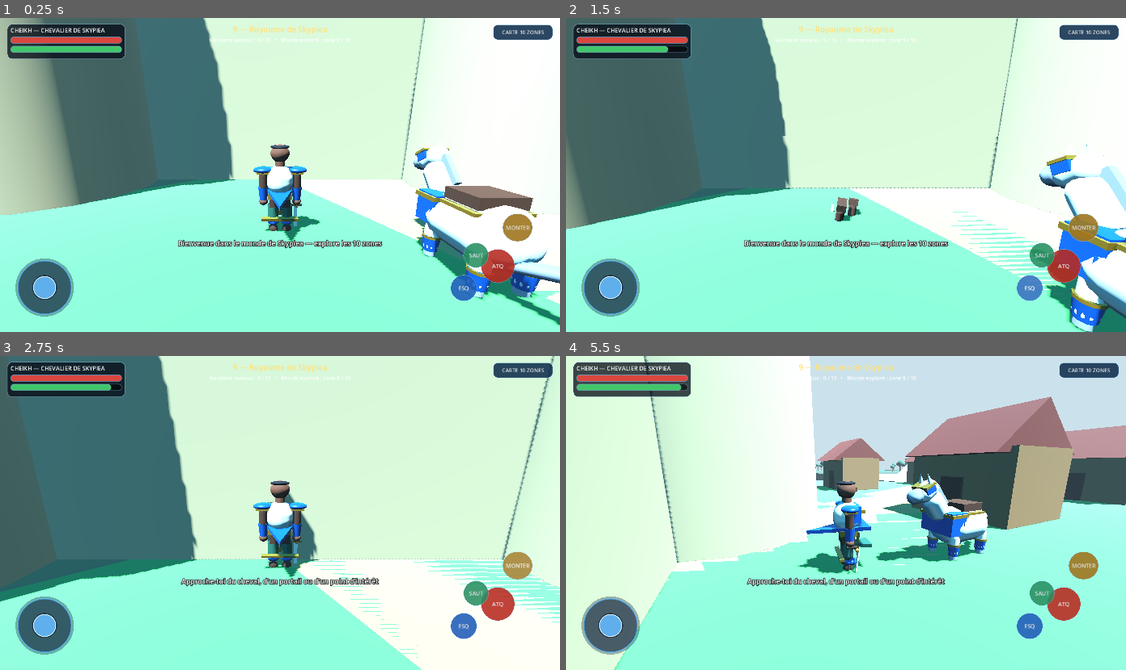
Above: before the commit, frames 1-4 (two rows, left to right).
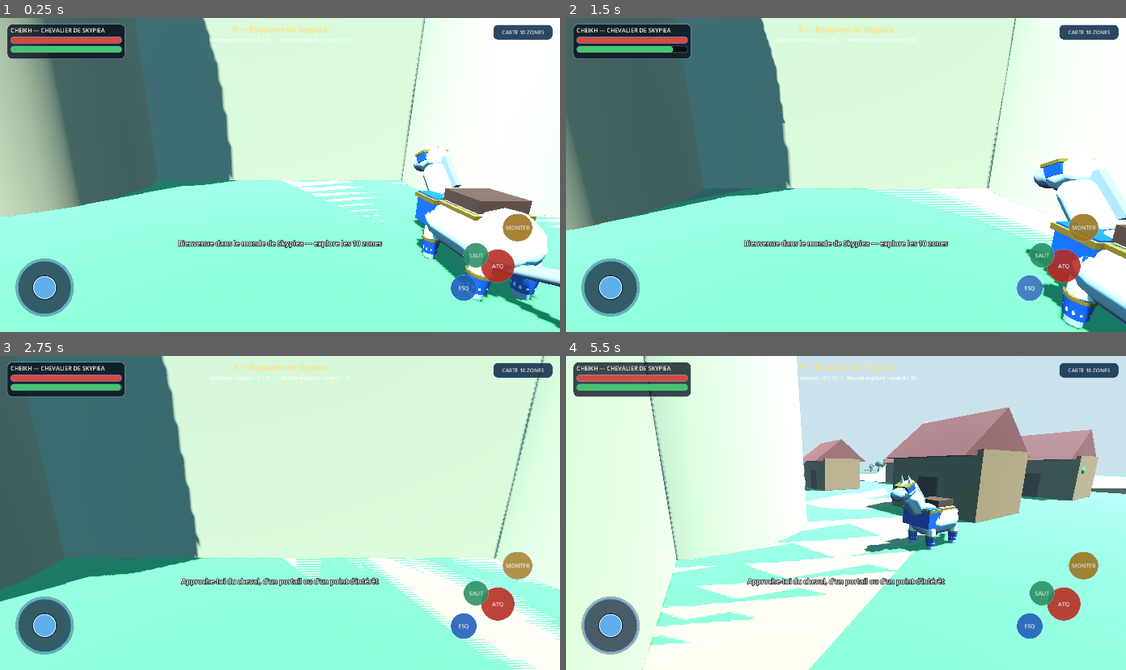
Above: after the commit, the same moments.

Repository: Chasmet/Zelda-like
Game: Godot game, scene res://scenes/main.tscn
The game is run twice, just before and just after one commit, with the same random seed, the same clock (stepped at 60 frames per second) and the same inputs.
Inputs (mouse positions are in pixels of both pictures, inside the frame that each line leads up to):
- Up to frame 1 (0.25 s): no input
- Up to frame 2 (1.5 s): click "ATQ" at 0.5 s; click "ESQ" at 1.25 s
- Up to frame 3 (2.75 s): click "MONTER" at 2 s
- Up to frame 4 (5.5 s): drag from (610, 626) to (902, 443) at 2.77 s; drag from (734, 528) to (818, 575) at 3.52 s; move the mouse to (902, 443) at 4.27 s; hold D (move_right) 4.28-5 s; tap Space (jump) at 4.35 s; tap F (attack) at 4.55 s; drag from (818, 575) to (678, 465) at 5.02 s

The runs differ from the first frame. In frame 1, 7.1% of the frame differs, in the area x 0-100%, y 0-100%; in frame 2, 7.6%; in frame 3, 10%; in frame 4, 27%, in the area x 8-100%, y 0-100%.

Commit message:
feat: replace mannequin with textured Cheikh GLB avatar

Diff:
--- a/scripts/hero_3d.gd
+++ b/scripts/hero_3d.gd
@@ -7,14 +7,17 @@
 signal interact_requested
 signal defeated
 
+const MODEL_PATH: String = "res://assets/models/hero_cheikh.glb"
+
 @export var max_health: int = 100
 @export var max_stamina: float = 100.0
-@export var walk_speed: float = 4.6
-@export var run_speed: float = 8.2
-@export var acceleration: float = 24.0
-@export var air_control: float = 7.0
-@export var jump_velocity: float = 8.4
-@export var rotation_speed: float = 14.0
+@export var walk_speed: float = 3.3
+@export var run_speed: float = 6.8
+@export var acceleration: float = 38.0
+@export var deceleration: float = 52.0
+@export var air_control: float = 9.0
+@export var jump_velocity: float = 7.4
+@export var rotation_speed: float = 19.0
 
 var health: int = 100
 var stamina: float = 100.0
@@ -40,26 +43,18 @@
 var _right_arm: Node3D
 var _left_leg: Node3D
 var _right_leg: Node3D
-var _sword_arm: Node3D
 var _cape: Node3D
-
-var _mat_blue: StandardMaterial3D
-var _mat_blue_dark: StandardMaterial3D
-var _mat_gold: StandardMaterial3D
-var _mat_white: StandardMaterial3D
-var _mat_green: StandardMaterial3D
-var _mat_brown: StandardMaterial3D
-var _mat_skin: StandardMaterial3D
-var _mat_black: StandardMaterial3D
 
 func _ready() -> void:
 	_gravity = float(ProjectSettings.get_setting("physics/3d/default_gravity", 22.0))
 	health = max_health
 	stamina = max_stamina
 	spawn_position = global_position
-	_build_materials()
+	floor_snap_length = 0.38
+	floor_max_angle = deg_to_rad(52.0)
+	safe_margin = 0.04
 	_build_collision()
-	_build_true_3d_model()
+	_load_real_avatar()
 
 func set_move_input(input_value: Vector2, basis: Basis) -> void:
 	move_input = input_value.limit_length(1.0)
@@ -69,24 +64,24 @@
 	_requested_jump = true
 
 func request_attack() -> void:
-	if _attack_cooldown > 0.0 or _dodge_timer > 0.0 or stamina < 10.0:
-		return
-	_attack_timer = 0.44
-	_attack_cooldown = 0.58
+	if _attack_cooldown > 0.0 or _dodge_timer > 0.0 or stamina < 9.0:
+		return
+	_attack_timer = 0.42
+	_attack_cooldown = 0.54
 	_attack_emitted = false
-	stamina = maxf(0.0, stamina - 10.0)
+	stamina = maxf(0.0, stamina - 9.0)
 	stamina_changed.emit(stamina, max_stamina)
 
 func request_dodge() -> void:
-	if mounted or _dodge_timer > 0.0 or stamina < 22.0:
+	if mounted or _dodge_timer > 0.0 or stamina < 18.0:
 		return
 	var direction: Vector3 = _camera_relative_direction()
 	if direction.length_squared() < 0.01:
 		direction = get_forward()
 	_dodge_direction = direction.normalized()
-	_dodge_timer = 0.46
-	_invulnerable_timer = 0.34
-	stamina = maxf(0.0, stamina - 22.0)
+	_dodge_timer = 0.38
+	_invulnerable_timer = 0.30
+	stamina = maxf(0.0, stamina - 18.0)
 	stamina_changed.emit(stamina, max_stamina)
 
 func request_interact() -> void:
@@ -106,18 +101,19 @@
 	global_position = dismount_position
 	velocity = Vector3.ZERO
 	_set_collision_enabled(true)
-	_model_root.rotation = Vector3.ZERO
+	if is_instance_valid(_model_root):
+		_model_root.rotation = Vector3.ZERO
 
 func take_damage(amount: int, from_position: Vector3 = Vector3.ZERO) -> void:
 	if _invulnerable_timer > 0.0 or health <= 0:
 		return
 	health = maxi(0, health - amount)
-	_invulnerable_timer = 0.55
+	_invulnerable_timer = 0.50
 	if not mounted and from_position != Vector3.ZERO:
 		var knockback: Vector3 = global_position - from_position
-		knockback.y = 0.2
+		knockback.y = 0.18
 		if knockback.length_squared() > 0.001:
-			velocity += knockback.normalized() * 6.0
+			velocity += knockback.normalized() * 5.2
 	health_changed.emit(health, max_health)
 	if health <= 0:
 		defeated.emit()
@@ -141,7 +137,7 @@
 	_attack_timer = maxf(0.0, _attack_timer - delta)
 	_dodge_timer = maxf(0.0, _dodge_timer - delta)
 	_invulnerable_timer = maxf(0.0, _invulnerable_timer - delta)
-	stamina = minf(max_stamina, stamina + (15.0 if move_input.length() < 0.75 else 8.0) * delta)
+	stamina = minf(max_stamina, stamina + (18.0 if move_input.length() < 0.45 else 10.0) * delta)
 
 	if mounted:
 		_update_mounted_state(delta)
@@ -157,23 +153,34 @@
 	var direction: Vector3 = _camera_relative_direction()
 	var input_strength: float = move_input.length()
 	if _dodge_timer > 0.0:
-		velocity.x = _dodge_direction.x * 13.0
-		velocity.z = _dodge_direction.z * 13.0
+		velocity.x = _dodge_direction.x * 12.2
+		velocity.z = _dodge_direction.z * 12.2
 	else:
-		var target_speed: float = lerpf(walk_speed, run_speed, smoothstep(0.55, 1.0, input_strength))
-		var target_velocity: Vector3 = direction * target_speed * input_strength
-		var current_acceleration: float = acceleration if is_on_floor() else air_control
-		velocity.x = move_toward(velocity.x, target_velocity.x, current_acceleration * delta)
-		velocity.z = move_toward(velocity.z, target_velocity.z, current_acceleration * delta)
-		if direction.length_squared() > 0.01:
+		var target_speed: float = _analog_speed(input_strength)
+		var target_velocity: Vector3 = direction * target_speed
+		var accel_value: float = acceleration if is_on_floor() else air_control
+		if input_strength < 0.03:
+			velocity.x = move_toward(velocity.x, 0.0, deceleration * delta)
+			velocity.z = move_toward(velocity.z, 0.0, deceleration * delta)
+		else:
+			velocity.x = move_toward(velocity.x, target_velocity.x, accel_value * delta)
+			velocity.z = move_toward(velocity.z, target_velocity.z, accel_value * delta)
 			var target_yaw: float = atan2(-direction.x, -direction.z)
 			rotation.y = lerp_angle(rotation.y, target_yaw, 1.0 - exp(-rotation_speed * delta))
 
 	move_and_slide()
 	if global_position.y < -25.0:
 		_respawn()
-	_update_animation(delta, input_strength)
-	_update_attack(delta)
+	_update_animation(delta)
+	_update_attack()
+
+func _analog_speed(strength: float) -> float:
+	if strength <= 0.0:
+		return 0.0
+	if strength < 0.70:
+		return walk_speed * (strength / 0.70)
+	var run_blend: float = inverse_lerp(0.70, 1.0, strength)
+	return lerpf(walk_speed, run_speed, run_blend)
 
 func _camera_relative_direction() -> Vector3:
 	var forward: Vector3 = -camera_basis.z
@@ -182,65 +189,73 @@
 	right.y = 0.0
 	forward = forward.normalized()
 	right = right.normalized()
-	var direction: Vector3 = right * move_input.x + forward * move_input.y
-	return direction.limit_length(1.0)
-
-func _update_attack(_delta: float) -> void:
-	if _attack_timer <= 0.0:
-		return
-	var progress: float = 1.0 - (_attack_timer / 0.44)
+	return (right * move_input.x + forward * move_input.y).limit_length(1.0)
+
+func _update_attack() -> void:
+	if _attack_timer <= 0.0 or not is_instance_valid(_right_arm):
+		return
+	var progress: float = 1.0 - (_attack_timer / 0.42)
 	var swing: float = sin(progress * PI)
-	_right_arm.rotation.x = deg_to_rad(-35.0) - swing * deg_to_rad(100.0)
-	_right_arm.rotation.z = swing * deg_to_rad(-52.0)
-	_body_root.rotation.y = swing * deg_to_rad(-24.0)
-	if not _attack_emitted and progress >= 0.48:
+	_right_arm.rotation.x = deg_to_rad(-25.0) - swing * deg_to_rad(125.0)
+	_right_arm.rotation.z = swing * deg_to_rad(-38.0)
+	_body_root.rotation.y = swing * deg_to_rad(-18.0)
+	if not _attack_emitted and progress >= 0.46:
 		_attack_emitted = true
-		attack_hit.emit(global_position + Vector3.UP * 1.2, get_forward(), mounted)
-
-func _update_animation(delta: float, input_strength: float) -> void:
-	_anim_clock += delta * lerpf(4.0, 10.5, input_strength)
+		attack_hit.emit(global_position + Vector3.UP * 1.15, get_forward(), mounted)
+
+func _update_animation(delta: float) -> void:
+	if not is_instance_valid(_body_root):
+		return
 	var horizontal_speed: float = Vector2(velocity.x, velocity.z).length()
 	var movement_blend: float = clampf(horizontal_speed / run_speed, 0.0, 1.0)
+	_anim_clock += delta * lerpf(4.2, 11.2, movement_blend)
 	var stride: float = sin(_anim_clock) * movement_blend
 	var opposite: float = sin(_anim_clock + PI) * movement_blend
-
 	if _attack_timer <= 0.0:
-		_left_arm.rotation.x = stride * 0.65
-		_right_arm.rotation.x = opposite * 0.65
-		_right_arm.rotation.z = 0.0
+		if is_instance_valid(_left_arm):
+			_left_arm.rotation.x = stride * 0.72
+		if is_instance_valid(_right_arm):
+			_right_arm.rotation.x = opposite * 0.72
+			_right_arm.rotation.z = 0.0
 		_body_root.rotation.y = 0.0
-	_left_leg.rotation.x = opposite * 0.82
-	_right_leg.rotation.x = stride * 0.82
-	_body_root.position.y = 0.03 + absf(sin(_anim_clock * 2.0)) * 0.045 * movement_blend
-	_body_root.rotation.z = -stride * 0.035
-	_cape.rotation.x = deg_to_rad(7.0) + movement_blend * deg_to_rad(12.0) + sin(_anim_clock * 0.55) * 0.04
-
-	if _dodge_timer > 0.0:
-		var dodge_progress: float = 1.0 - (_dodge_timer / 0.46)
+	if is_instance_valid(_left_leg):
+		_left_leg.rotation.x = opposite * 0.88
+	if is_instance_valid(_right_leg):
+		_right_leg.rotation.x = stride * 0.88
+	_body_root.position.y = 0.28 + absf(sin(_anim_clock * 2.0)) * 0.035 * movement_blend
+	_body_root.rotation.z = -stride * 0.025
+	if is_instance_valid(_cape):
+		_cape.rotation.x = deg_to_rad(7.0) + movement_blend * deg_to_rad(14.0) + sin(_anim_clock * 0.55) * 0.035
+	if _dodge_timer > 0.0 and is_instance_valid(_model_root):
+		var dodge_progress: float = 1.0 - (_dodge_timer / 0.38)
 		_model_root.rotation.z = dodge_progress * TAU
-		_model_root.position.y = 0.15
-	else:
-		_model_root.rotation.z = lerpf(_model_root.rotation.z, 0.0, 0.28)
-		_model_root.position.y = lerpf(_model_root.position.y, 0.0, 0.25)
+		_model_root.position.y = 0.12
+	elif is_instance_valid(_model_root):
+		_model_root.rotation.z = lerpf(_model_root.rotation.z, 0.0, 0.35)
+		_model_root.position.y = lerpf(_model_root.position.y, 0.0, 0.35)
 
 func _update_mounted_state(delta: float) -> void:
 	if not is_instance_valid(mounted_horse):
 		dismount(global_position)
 		return
-	var saddle_transform: Transform3D = mounted_horse.get_rider_transform()
-	global_transform = saddle_transform
+	global_transform = mounted_horse.get_rider_transform()
 	velocity = Vector3.ZERO
-	_anim_clock += delta * maxf(3.0, mounted_horse.get_speed() * 0.9)
-	_body_root.position.y = -0.08 + sin(_anim_clock * 2.0) * 0.025
-	_body_root.rotation.x = deg_to_rad(-4.0)
-	_left_leg.rotation.x = deg_to_rad(58.0)
-	_right_leg.rotation.x = deg_to_rad(58.0)
-	_left_leg.rotation.z = deg_to_rad(-18.0)
-	_right_leg.rotation.z = deg_to_rad(18.0)
-	_left_arm.rotation.x = deg_to_rad(-35.0)
-	_right_arm.rotation.x = deg_to_rad(-35.0)
-	_cape.rotation.x = deg_to_rad(22.0) + clampf(mounted_horse.get_speed() / 14.0, 0.0, 1.0) * deg_to_rad(24.0)
-	_update_attack(delta)
+	_anim_clock += delta * maxf(3.0, mounted_horse.get_speed() * 0.86)
+	_body_root.position.y = 0.02 + sin(_anim_clock * 2.0) * 0.018
+	_body_root.rotation.x = deg_to_rad(-3.0)
+	if is_instance_valid(_left_leg):
+		_left_leg.rotation.x = deg_to_rad(58.0)
+		_left_leg.rotation.z = deg_to_rad(-18.0)
+	if is_instance_valid(_right_leg):
+		_right_leg.rotation.x = deg_to_rad(58.0)
+		_right_leg.rotation.z = deg_to_rad(18.0)
+	if is_instance_valid(_left_arm):
+		_left_arm.rotation.x = deg_to_rad(-28.0)
+	if is_instance_valid(_right_arm):
+		_right_arm.rotation.x = deg_to_rad(-28.0)
+	if is_instance_valid(_cape):
+		_cape.rotation.x = deg_to_rad(18.0) + clampf(mounted_horse.get_speed() / 14.0, 0.0, 1.0) * deg_to_rad(28.0)
+	_update_attack()
 
 func _respawn() -> void:
 	health = max_health
@@ -250,143 +265,56 @@
 	health_changed.emit(health, max_health)
 	stamina_changed.emit(stamina, max_stamina)
 
-func _build_materials() -> void:
-	_mat_blue = _material(Color("#1459a6"), 0.35, 0.34)
-	_mat_blue_dark = _material(Color("#082b59"), 0.15, 0.52)
-	_mat_gold = _material(Color("#c9942f"), 0.72, 0.24)
-	_mat_white = _material(Color("#d8d7cb"), 0.05, 0.62)
-	_mat_green = _material(Color("#245c48"), 0.08, 0.70)
-	_mat_brown = _material(Color("#4a2c1c"), 0.05, 0.84)
-	_mat_skin = _material(Color("#6e402c"), 0.02, 0.78)
-	_mat_black = _material(Color("#0b0c10"), 0.08, 0.70)
-
 func _build_collision() -> void:
 	var collision: CollisionShape3D = CollisionShape3D.new()
-	collision.name = "BodyCollision"
+	collision.name = "HeroCollision"
 	var capsule: CapsuleShape3D = CapsuleShape3D.new()
-	capsule.radius = 0.43
-	capsule.height = 1.75
+	capsule.radius = 0.38
+	capsule.height = 1.62
 	collision.shape = capsule
-	collision.position.y = 0.92
+	collision.position.y = 0.82
 	add_child(collision)
 
-func _build_true_3d_model() -> void:
+func _load_real_avatar() -> void:
 	_model_root = Node3D.new()
-	_model_root.name = "HeroTrue3D"
+	_model_root.name = "CheikhAvatarRoot"
 	add_child(_model_root)
-
 	_body_root = Node3D.new()
-	_body_root.name = "BodyRoot"
+	_body_root.name = "BodyAnimationRoot"
+	_body_root.position.y = 0.28
 	_model_root.add_child(_body_root)
-
-	_create_mesh(_body_root, "Pelvis", _box(Vector3(0.58, 0.34, 0.38)), _mat_brown, Vector3(0.0, 0.92, 0.0))
-	_create_mesh(_body_root, "Belt", _box(Vector3(0.70, 0.16, 0.46)), _mat_gold, Vector3(0.0, 1.10, 0.0))
-	_create_mesh(_body_root, "Torso", _capsule(0.39, 0.88), _mat_white, Vector3(0.0, 1.53, 0.0))
-	_create_mesh(_body_root, "ChestArmor", _box(Vector3(0.76, 0.46, 0.24)), _mat_blue, Vector3(0.0, 1.63, -0.22))
-	_create_mesh(_body_root, "ChestGold", _box(Vector3(0.50, 0.09, 0.28)), _mat_gold, Vector3(0.0, 1.69, -0.34))
-	_create_mesh(_body_root, "Neck", _cylinder(0.14, 0.14, 0.22, 12), _mat_skin, Vector3(0.0, 2.04, 0.0))
-	_create_mesh(_body_root, "Head", _sphere(0.27, 0.52), _mat_skin, Vector3(0.0, 2.29, 0.0))
-	_create_mesh(_body_root, "Hair", _sphere(0.275, 0.20), _mat_black, Vector3(0.0, 2.47, 0.015), Vector3.ZERO, Vector3(1.0, 0.58, 1.0))
-	_create_mesh(_body_root, "Nose", _box(Vector3(0.055, 0.10, 0.08)), _mat_skin, Vector3(0.0, 2.29, -0.265))
-	_create_mesh(_body_root, "EyeL", _sphere(0.022, 0.04), _mat_black, Vector3(-0.085, 2.34, -0.253))
-	_create_mesh(_body_root, "EyeR", _sphere(0.022, 0.04), _mat_black, Vector3(0.085, 2.34, -0.253))
-
-	_left_arm = _build_arm("LeftArm", -0.48, false)
-	_right_arm = _build_arm("RightArm", 0.48, true)
-	_left_leg = _build_leg("LeftLeg", -0.20)
-	_right_leg = _build_leg("RightLeg", 0.20)
-
-	_create_mesh(_body_root, "TabardFront", _prism(Vector3(0.66, 0.86, 0.10)), _mat_green, Vector3(0.0, 0.70, -0.25), Vector3(deg_to_rad(90.0), 0.0, 0.0))
-	_create_mesh(_body_root, "TabardGold", _box(Vector3(0.16, 0.72, 0.05)), _mat_gold, Vector3(0.0, 0.68, -0.34))
-
-	_cape = Node3D.new()
-	_cape.name = "CapePivot"
-	_cape.position = Vector3(0.0, 1.95, 0.27)
-	_body_root.add_child(_cape)
-	_create_mesh(_cape, "Cape", _prism(Vector3(1.18, 1.70, 0.10)), _mat_blue, Vector3(0.0, -0.74, 0.11), Vector3(deg_to_rad(90.0), 0.0, 0.0))
-	_create_mesh(_cape, "CapeTrim", _box(Vector3(1.05, 0.07, 0.13)), _mat_gold, Vector3(0.0, -1.54, 0.12))
-
-func _build_arm(node_name: String, x_position: float, sword_side: bool) -> Node3D:
-	var shoulder: Node3D = Node3D.new()
-	shoulder.name = node_name
-	shoulder.position = Vector3(x_position, 1.82, 0.0)
-	_body_root.add_child(shoulder)
-	_create_mesh(shoulder, "ShoulderArmor", _sphere(0.25, 0.28), _mat_blue, Vector3.ZERO, Vector3.ZERO, Vector3(1.15, 0.72, 1.0))
-	_create_mesh(shoulder, "ShoulderTrim", _box(Vector3(0.36, 0.10, 0.34)), _mat_gold, Vector3(0.0, -0.05, 0.0))
-	_create_mesh(shoulder, "UpperArm", _capsule(0.12, 0.56), _mat_brown, Vector3(0.0, -0.33, 0.0))
-	_create_mesh(shoulder, "Bracer", _cylinder(0.15, 0.11, 0.36, 10), _mat_blue, Vector3(0.0, -0.69, 0.0))
-	_create_mesh(shoulder, "Hand", _sphere(0.13, 0.23), _mat_skin, Vector3(0.0, -0.93, 0.0))
-	if sword_side:
-		_sword_arm = shoulder
-		_create_mesh(shoulder, "SwordGrip", _cylinder(0.045, 0.045, 0.30, 8), _mat_brown, Vector3(0.0, -1.06, -0.05), Vector3(deg_to_rad(90.0), 0.0, 0.0))
-		_create_mesh(shoulder, "SwordGuard", _box(Vector3(0.34, 0.05, 0.08)), _mat_gold, Vector3(0.0, -1.12, -0.18))
-		_create_mesh(shoulder, "SwordBlade", _box(Vector3(0.10, 0.88, 0.035)), _mat_white, Vector3(0.0, -1.58, -0.20), Vector3(deg_to_rad(-8.0), 0.0, 0.0))
-	return shoulder
-
-func _build_leg(node_name: String, x_position: float) -> Node3D:
-	var hip: Node3D = Node3D.new()
-	hip.name = node_name
-	hip.position = Vector3(x_position, 0.93, 0.0)
-	_body_root.add_child(hip)
-	_create_mesh(hip, "Thigh", _capsule(0.16, 0.62), _mat_green, Vector3(0.0, -0.34, 0.0))
-	_create_mesh(hip, "KneeArmor", _sphere(0.18, 0.24), _mat_blue, Vector3(0.0, -0.70, -0.08), Vector3.ZERO, Vector3(1.0, 0.82, 1.0))
-	_create_mesh(hip, "Shin", _capsule(0.14, 0.56), _mat_brown, Vector3(0.0, -1.02, 0.0))
-	_create_mesh(hip, "Boot", _box(Vector3(0.30, 0.22, 0.48)), _mat_brown, Vector3(0.0, -1.37, -0.10))
-	return hip
+	var resource: Resource = load(MODEL_PATH)
+	if not resource is PackedScene:
+		push_error("Le modèle 3D de Cheikh est absent: " + MODEL_PATH)
+		return
+	var instance: Node3D = (resource as PackedScene).instantiate() as Node3D
+	instance.name = "CheikhGLB"
+	_body_root.add_child(instance)
+	_left_arm = _find_node(instance, "Arm_L")
+	_right_arm = _find_node(instance, "Arm_R")
+	_left_leg = _find_node(instance, "Leg_L")
+	_right_leg = _find_node(instance, "Leg_R")
+	_cape = _find_node(instance, "Cape")
+	_reparent_chain(instance, "Arm_L", ["Forearm_L", "Hand_L", "Bracer_L"])
+	_reparent_chain(instance, "Arm_R", ["Forearm_R", "Hand_R", "Bracer_R", "SwordBlade", "SwordGuard", "SwordGrip"])
+	_reparent_chain(instance, "Leg_L", ["Shin_L", "Boot_L", "KneeArmor_L"])
+	_reparent_chain(instance, "Leg_R", ["Shin_R", "Boot_R", "KneeArmor_R"])
+	_reparent_chain(instance, "Cape", ["CapeFold"])
+
+func _find_node(root: Node, node_name: String) -> Node3D:
+	var found: Node = root.find_child(node_name, true, false)
+	return found as Node3D
+
+func _reparent_chain(root: Node, parent_name: String, child_names: Array[String]) -> void:
+	var new_parent: Node = root.find_child(parent_name, true, false)
+	if not is_instance_valid(new_parent):
+		return
+	for child_name: String in child_names:
+		var child: Node = root.find_child(child_name, true, false)
+		if is_instance_valid(child) and child.get_parent() != new_parent:
+			child.reparent(new_parent, true)
 
 func _set_collision_enabled(enabled: bool) -> void:
-	var collision: CollisionShape3D = get_node_or_null("BodyCollision") as CollisionShape3D
-	if collision != null:
-		collision.disabled = not enabled
-
-func _create_mesh(parent: Node3D, node_name: String, mesh: Mesh, material: Material, local_position: Vector3, local_rotation: Vector3 = Vector3.ZERO, local_scale: Vector3 = Vector3.ONE) -> MeshInstance3D:
-	var instance: MeshInstance3D = MeshInstance3D.new()
-	instance.name = node_name
-	instance.mesh = mesh
-	instance.material_override = material
-	instance.position = local_position
-	instance.rotation = local_rotation
-	instance.scale = local_scale
-	parent.add_child(instance)
-	return instance
-
-func _material(color: Color, metallic: float, roughness: float) -> StandardMaterial3D:
-	var material: StandardMaterial3D = StandardMaterial3D.new()
-	material.albedo_color = color
-	material.metallic = metallic
-	material.roughness = roughness
-	return material
-
-func _box(size_value: Vector3) -> BoxMesh:
-	var mesh: BoxMesh = BoxMesh.new()
-	mesh.size = size_value
-	return mesh
-
-func _capsule(radius_value: float, height_value: float) -> CapsuleMesh:
-	var mesh: CapsuleMesh = CapsuleMesh.new()
-	mesh.radius = radius_value
-	mesh.height = height_value
-	mesh.radial_segments = 12
-	mesh.rings = 6
-	return mesh
-
-func _sphere(radius_value: float, height_value: float) -> SphereMesh:
-	var mesh: SphereMesh = SphereMesh.new()
-	mesh.radius = radius_value
-	mesh.height = height_value
-	mesh.radial_segments = 12
-	mesh.rings = 6
-	return mesh
-
-func _cylinder(top_radius: float, bottom_radius: float, height_value: float, segments: int) -> CylinderMesh:
-	var mesh: CylinderMesh = CylinderMesh.new()
-	mesh.top_radius = top_radius
-	mesh.bottom_radius = bottom_radius
-	mesh.height = height_value
-	mesh.radial_segments = segments
-	return mesh
-
-func _prism(size_value: Vector3) -> PrismMesh:
-	var mesh: PrismMesh = PrismMesh.new()
-	mesh.size = size_value
-	return mesh
+	for child: Node in get_children():
+		if child is CollisionShape3D:
+			(child as CollisionShape3D).disabled = not enabled
